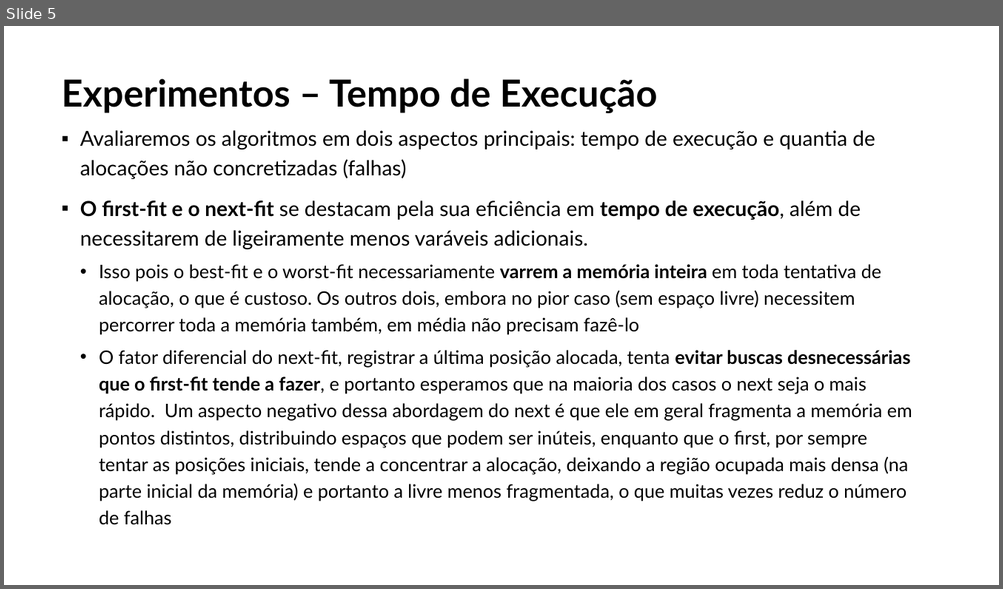
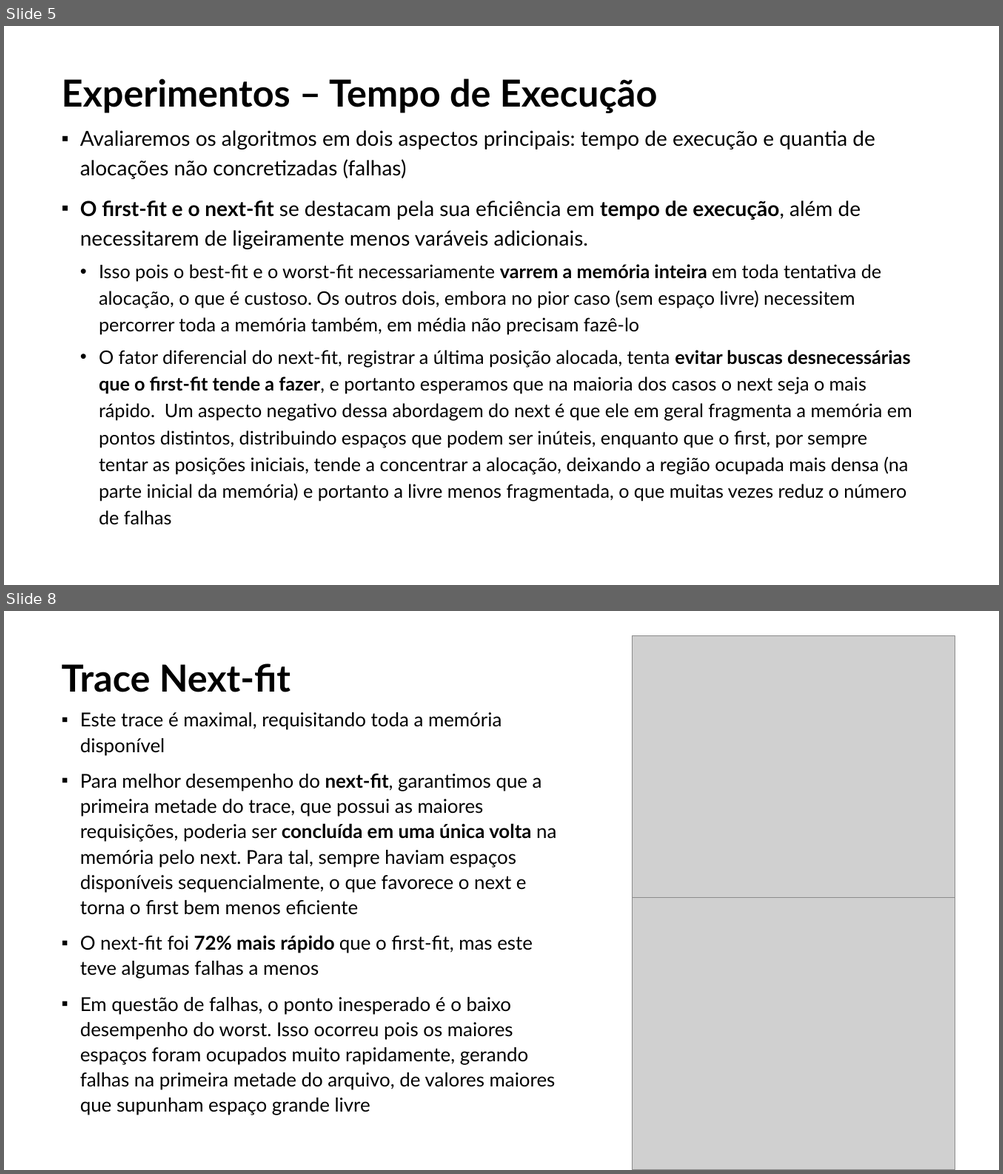
Before and after one commit to MagoDaZueira/MAC0422-EPs, a slide deck: EP3/apresentação/slides.pptx. Shown one above the other, each under a label of ours: slide 5 before the commit, slides 5 and 8 after it; the slides between them are not shown. The pictures are 1003x589 and 1003x1174 pixels, drawn with LibreOffice and Linux fonts; fonts in the diff are those of the drawing; grey boxes stand for pictures. Boxes give left, top, right and bottom in pixels: in the first picture for what was removed or moved away, otherwise in the second. Text is boxed around its words. In the diff, an @@ line names an element or a change of style, - is before the commit and + after.

```diff
--- a/EP3/apresentação/slides.pptx
+++ b/EP3/apresentação/slides.pptx
@@ slide 8 added at [4, 611, 999, 1170], background #FFFFFF @@
@@ picture added at [632, 635, 955, 902] @@
@@ title added at [62, 664, 290, 692], 36 pt, text #000000, bold @@
+Trace Next-fit
@@ text added at [80, 712, 556, 1116], 18.5 pt, text #000000 @@
+▪ Este trace é maximal, requisitando toda a memória disponível
+▪ Para melhor desempenho do next-fit, garantimos que a primeira metade do trace, que possui as maiores requisições, poderia ser concluída em uma única volta na memória pelo next. Para tal, sempre haviam espaços disponíveis sequencialmente, o que favorece o next e torna o first bem menos eficiente
+▪ O next-fit foi 72% mais rápido que o first-fit, mas este teve algumas falhas a menos
+▪ Em questão de falhas, o ponto inesperado é o baixo desempenho do worst. Isso ocorreu pois os maiores espaços foram ocupados muito rapidamente, gerando falhas na primeira metade do arquivo, de valores maiores que supunham espaço grande livre
@@ picture added at [632, 897, 955, 1170] @@
```
Also in this commit, not shown: 1 slide changed, 4 other slides added, 1 other file.
